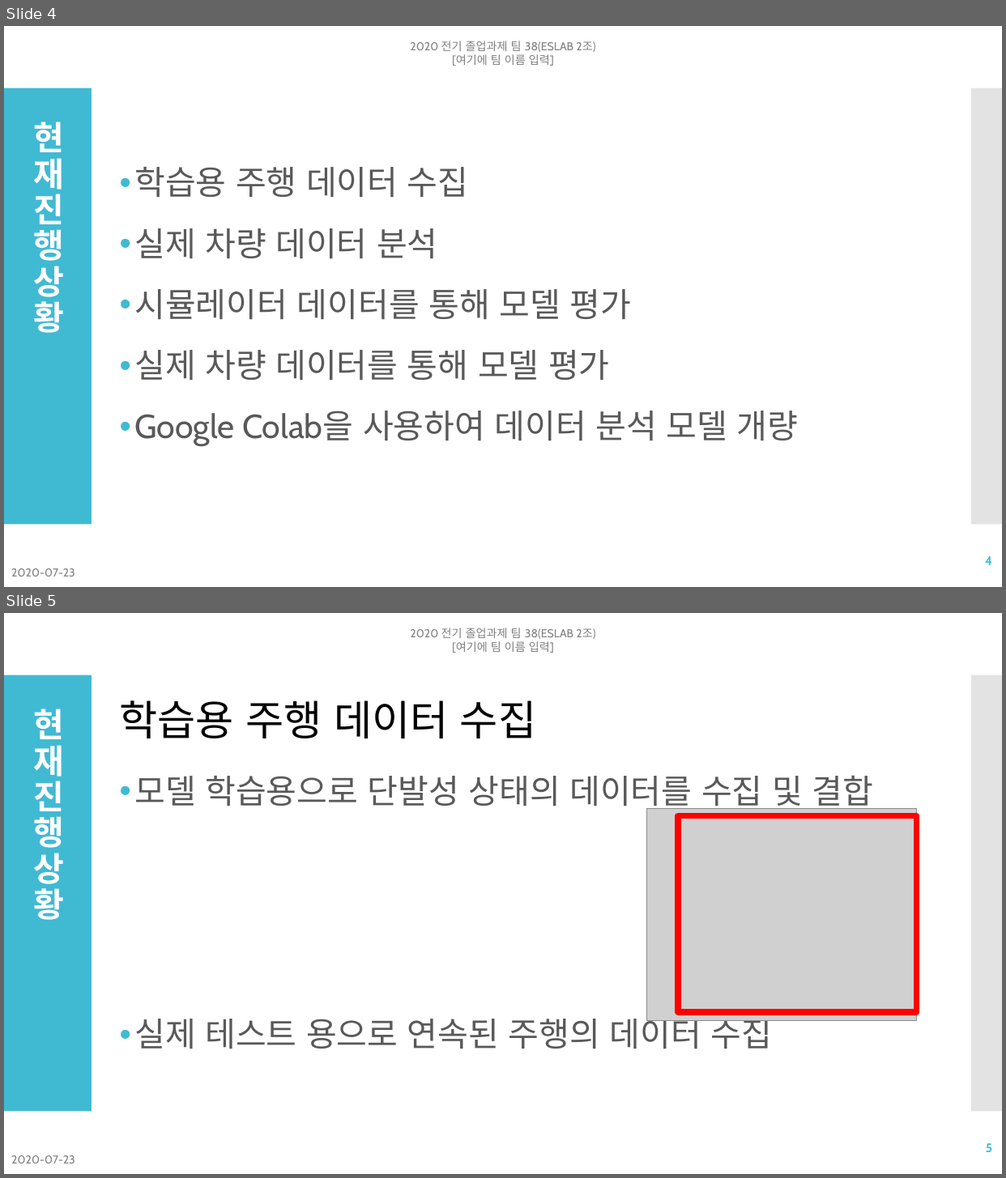
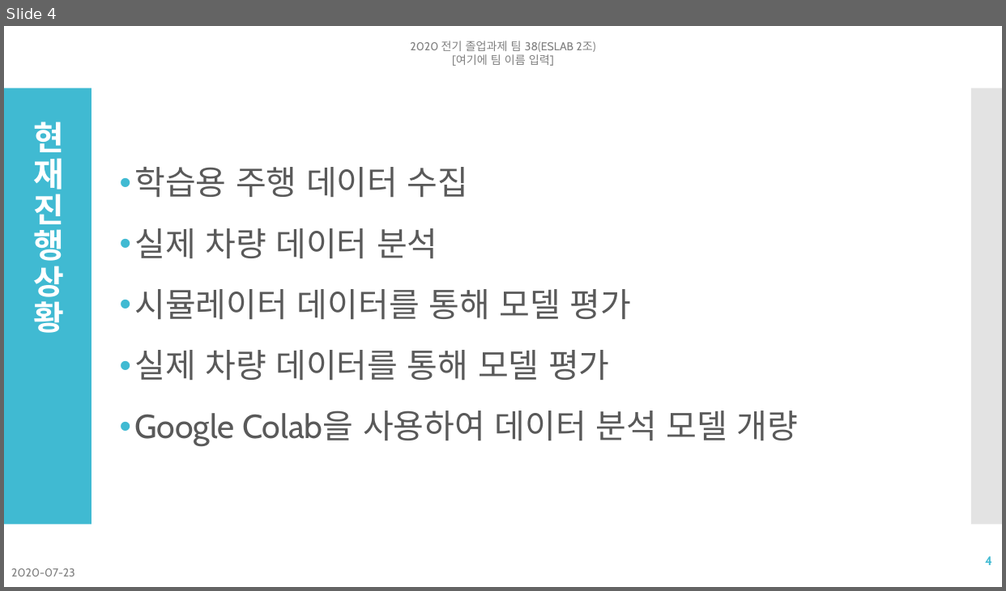
Before and after one commit to NgaAdrain/TEAM_Enter_Text_Here, a slide deck: Reports/발표/졸업과제 다섯번째 발표 2조.pptx. Shown one above the other, each under a label of ours: slides 4 and 5 before the commit, slide 4 after it. The pictures are 1006x1178 and 1006x591 pixels, drawn with LibreOffice and Linux fonts; fonts in the diff are those of the drawing; grey boxes stand for pictures. Boxes give left, top, right and bottom in pixels: in the first picture for what was removed or moved away, otherwise in the second. Text is boxed around its words. In the diff, an @@ line names an element or a change of style, - is before the commit and + after.

```diff
--- a/Reports/발표/졸업과제 다섯번째 발표 2조.pptx
+++ b/Reports/발표/졸업과제 다섯번째 발표 2조.pptx
@@ slide 5 removed at box(4, 613, 1002, 1174), background #FFFFFF; not listed: 2 template elements that a slide beside it also shows @@
@@ text removed at box(410, 628, 595, 653) @@
-2020 전기 졸업과제 팀 38(ESLAB 2조)
-[여기에 팀 이름 입력]
@@ title removed at box(33, 709, 65, 920) @@
-현재 진행 상황
@@ text removed at box(120, 700, 536, 739) @@
-학습용 주행 데이터 수집
@@ text removed at box(134, 775, 873, 1049) @@
-• 모델 학습용으로 단발성 상태의 데이터를 수집 및 결합
-• 실제 테스트 용으로 연속된 주행의 데이터 수집
@@ picture removed at box(647, 808, 917, 1021) @@
@@ rectangle removed at box(678, 815, 917, 1012) @@
@@ page number removed at box(986, 1144, 992, 1152) @@
-5
@@ text removed at box(11, 1156, 75, 1164) @@
-2020-07-23
```
Also in this commit, not shown: 4 slides changed, 2 other slides removed, 8 other files.
